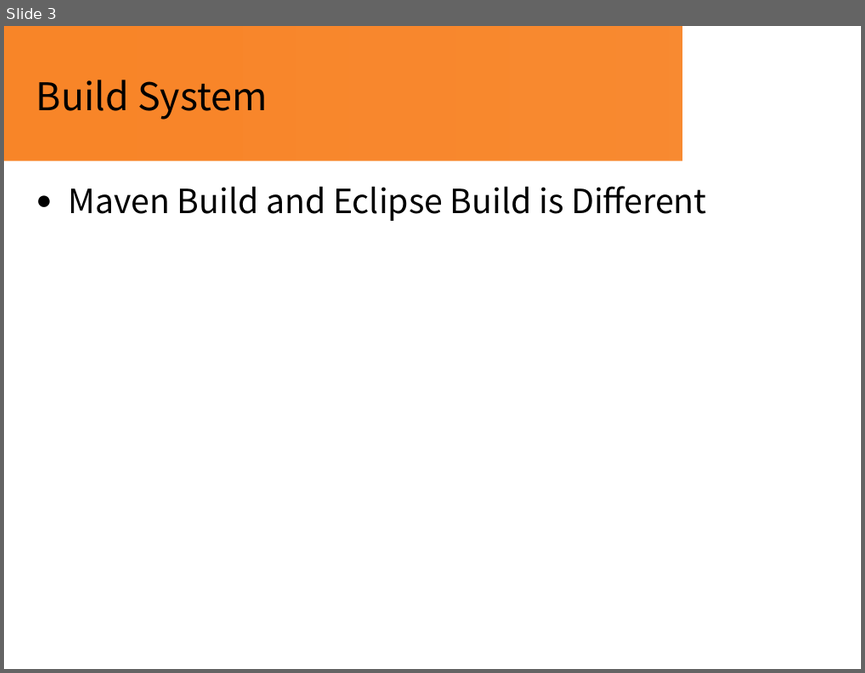
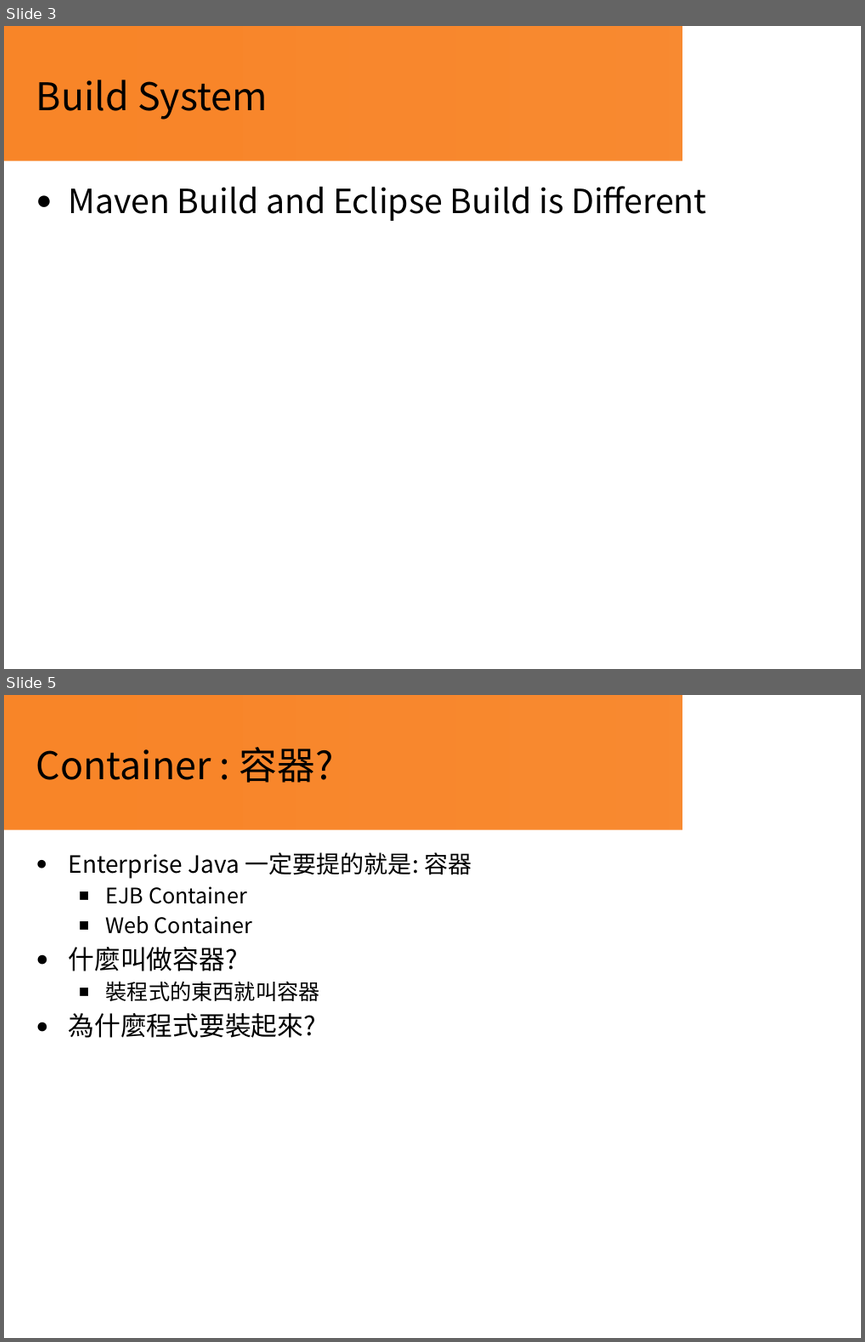
Before and after one commit to Smoker21/Course, a slide deck: Course02/WebAppDemo/Java Course 02.pptx. Shown one above the other, each under a label of ours: slide 3 before the commit, slides 3 and 5 after it; the slides between them are not shown. The pictures are 865x673 and 865x1342 pixels, drawn with LibreOffice and Linux fonts; fonts in the diff are those of the drawing; background and template pictures are left out. Boxes give left, top, right and bottom in pixels: in the first picture for what was removed or moved away, otherwise in the second. Text is boxed around its words. In the diff, an @@ line names an element or a change of style, - is before the commit and + after.

```diff
--- a/Course02/WebAppDemo/Java Course 02.pptx
+++ b/Course02/WebAppDemo/Java Course 02.pptx
@@ slide 5 added at (x1=4, y1=695, x2=861, y2=1338), background #FFFFFF; not listed: 1 template element that a slide beside it also shows @@
@@ title added at (x1=36, y1=747, x2=334, y2=783), 32 pt, text #000000 @@
+Container : 容器?
@@ text added at (x1=69, y1=852, x2=472, y2=1038), 18 pt, text #000000 @@
+● Enterprise Java 一定要提的就是: 容器
+  ■ EJB Container
+  ■ Web Container
+● 什麼叫做容器?
+  ■ 裝程式的東西就叫容器
+● 為什麼程式要裝起來?
```
Also in this commit, not shown: 1 other slide added, 15 other files.
